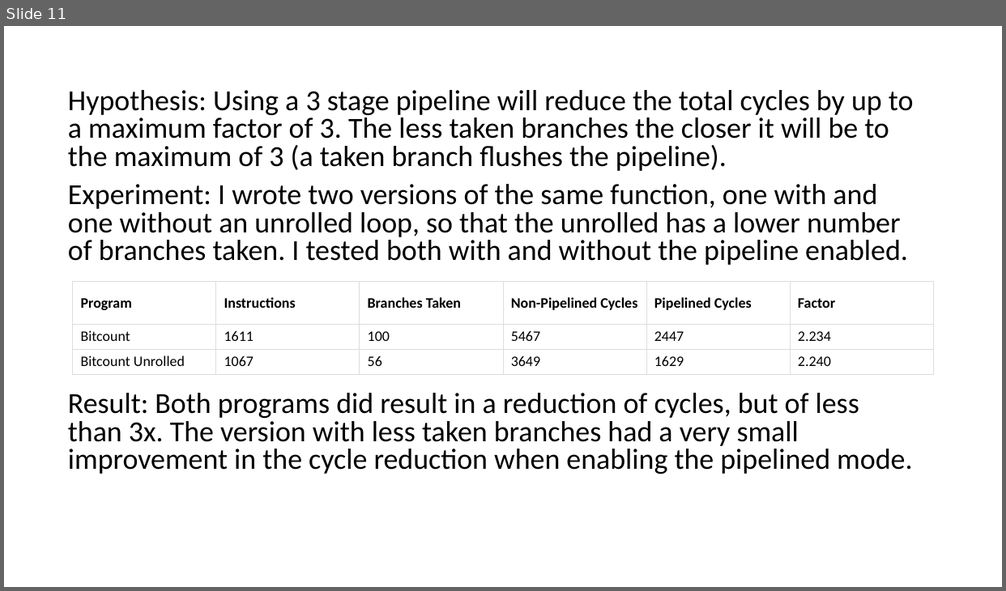
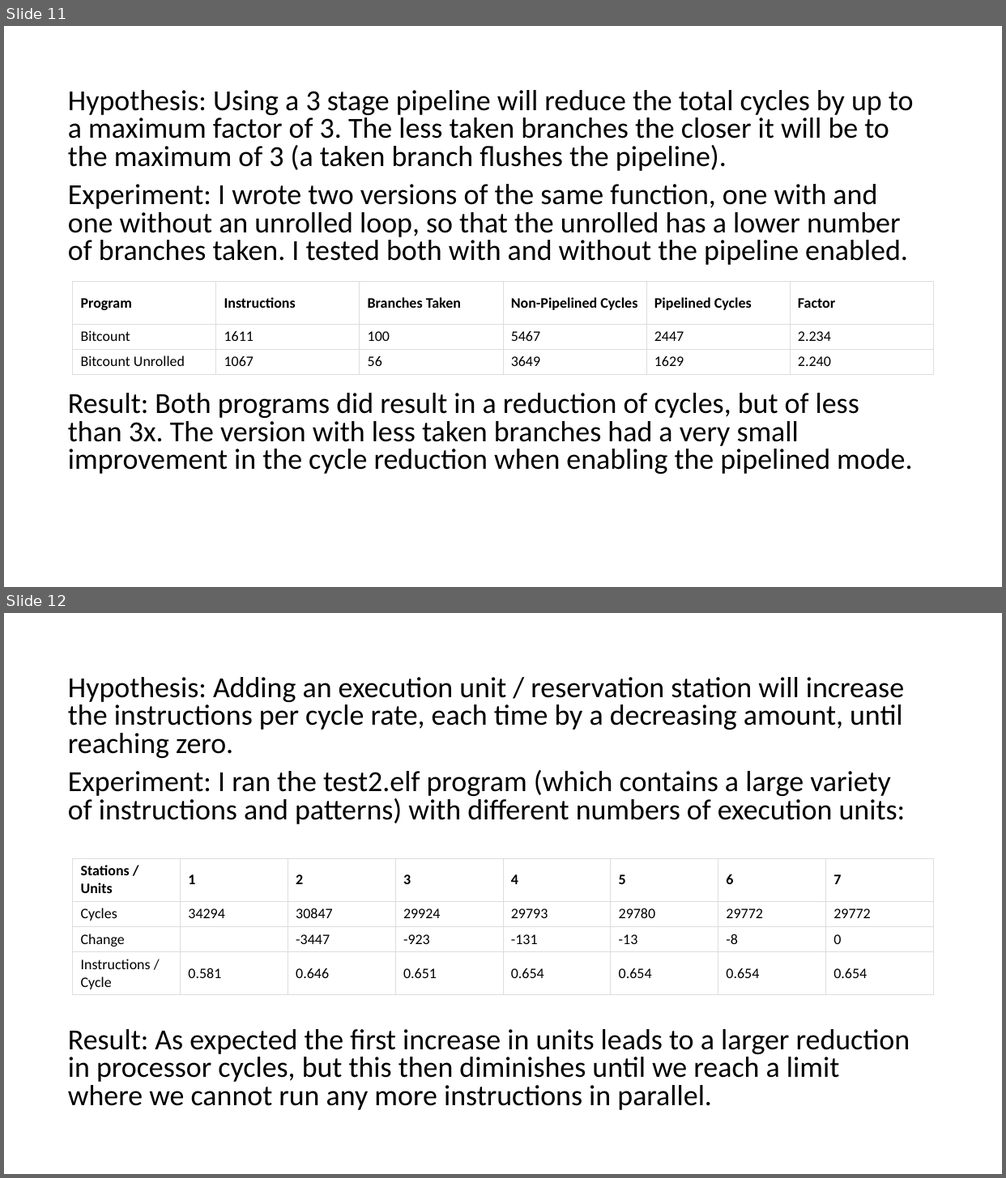
Before and after one commit to jacob-pro/processor-simulator, a slide deck: slides.pptx. Shown one above the other, each under a label of ours: slide 11 before the commit, slides 11 and 12 after it. The pictures are 1006x591 and 1006x1178 pixels, drawn with LibreOffice and Linux fonts; fonts in the diff are those of the drawing. Boxes give left, top, right and bottom in pixels: in the first picture for what was removed or moved away, otherwise in the second. Text is boxed around its words. In the diff, an @@ line names an element or a change of style, - is before the commit and + after.

Commit message:
experiment 2

```diff
--- a/slides.pptx
+++ b/slides.pptx
@@ slide 12 added at (x1=4, y1=613, x2=1002, y2=1174), background #FFFFFF @@
@@ text added at (x1=68, y1=677, x2=910, y2=1110), 28 pt, text #000000 @@
+Hypothesis: Adding an execution unit / reservation station will increase the instructions per cycle rate, each time by a decreasing amount, until reaching zero.
+Experiment: I ran the test2.elf program (which contains a large variety of instructions and patterns) with different numbers of execution units:
+Result: As expected the first increase in units leads to a larger reduction in processor cycles, but this then diminishes until we reach a limit where we cannot run any more instructions in parallel.
@@ table added at (x1=73, y1=858, x2=936, y2=995), 4 rows, 8 columns @@
+Stations / Units | 1 | 2 | 3 | 4 | 5 | 6 | 7
+Cycles | 34294 | 30847 | 29924 | 29793 | 29780 | 29772 | 29772
+Change |  | -3447 | -923 | -131 | -13 | -8 | 0
+Instructions / Cycle | 0.581 | 0.646 | 0.651 | 0.654 | 0.654 | 0.654 | 0.654
```
Also in this commit, not shown: 1 other file.
